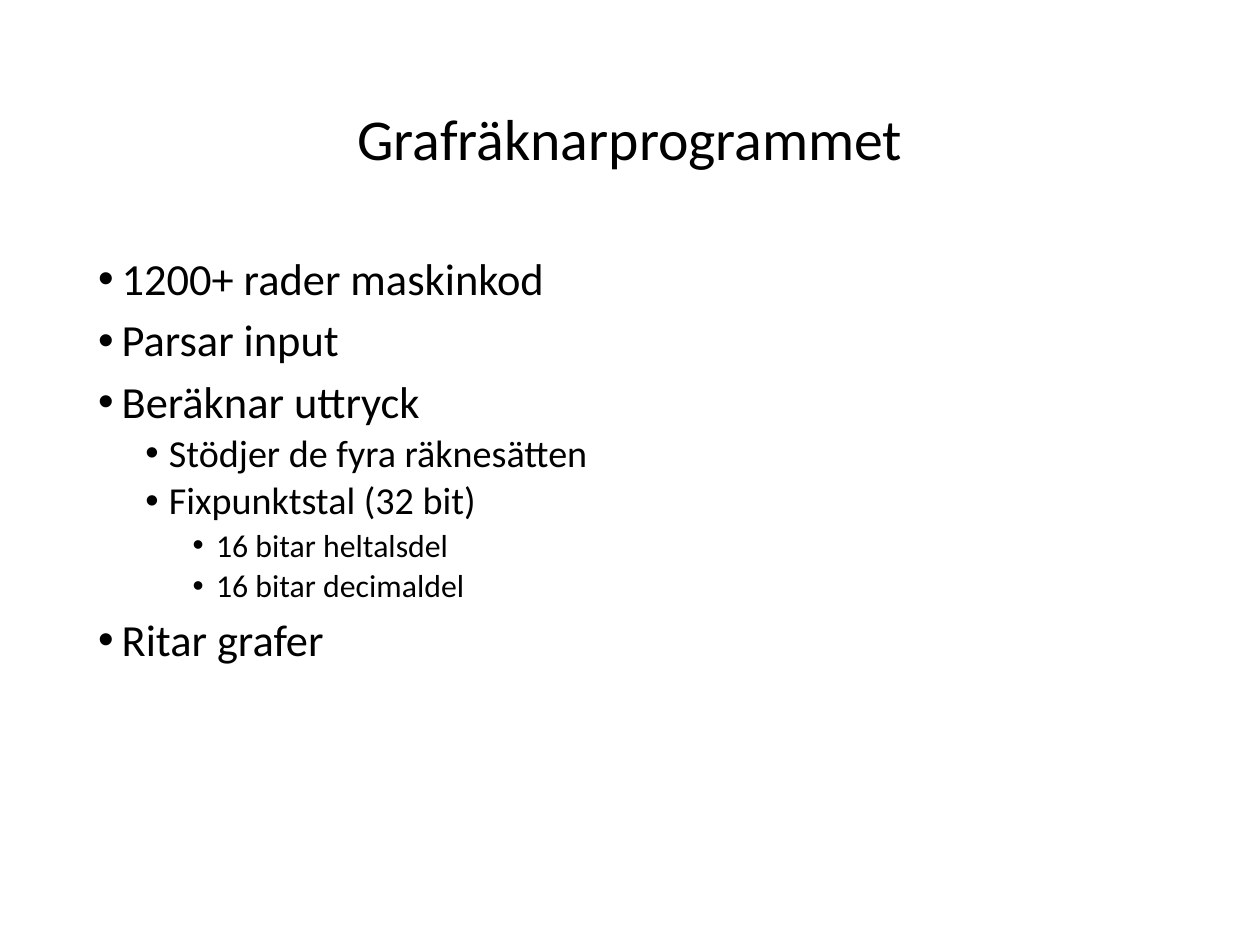
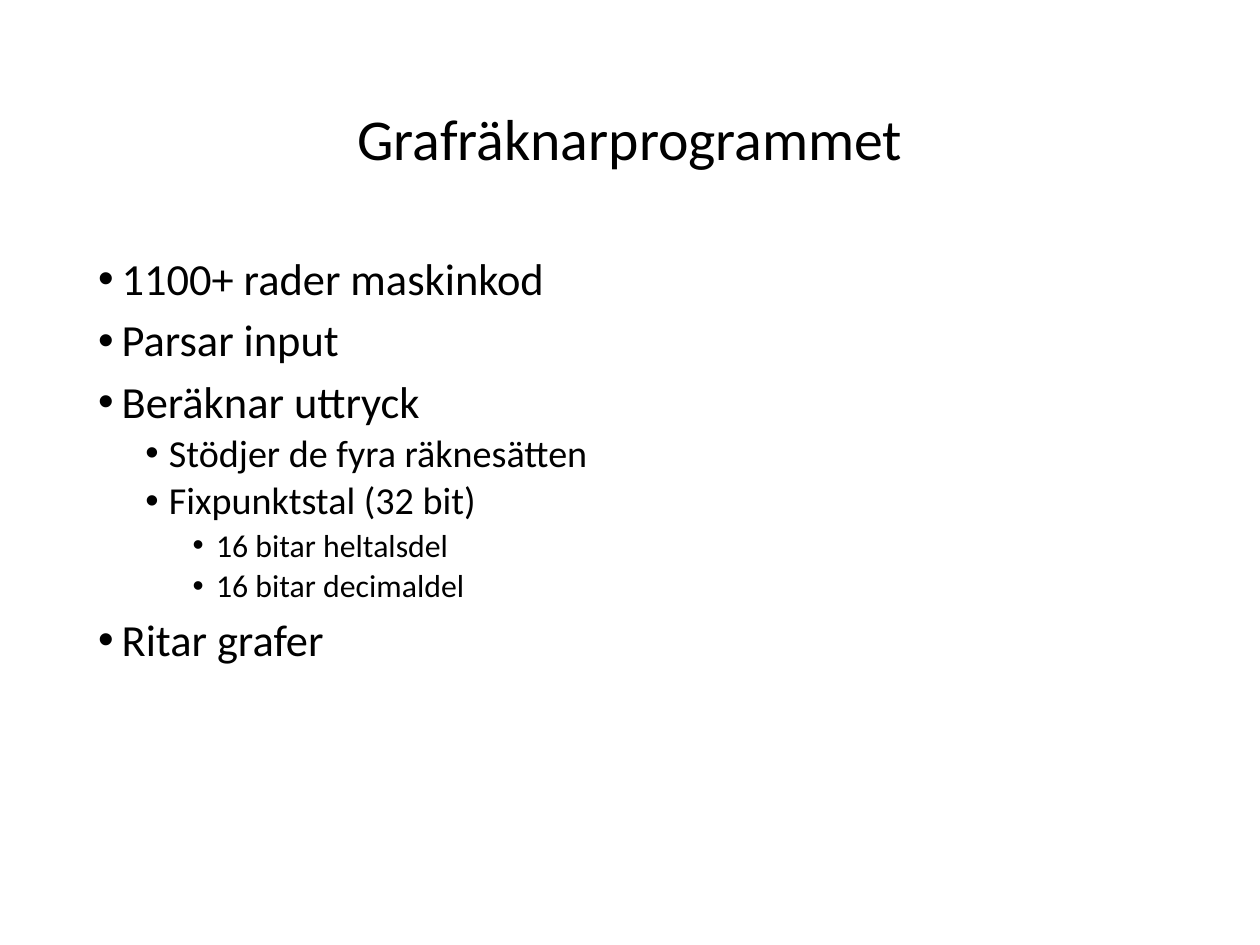
Before and after one commit to Jethro95/TSEA83_Graphing_Calculator, a slide deck: slide 3 of presentation/presentation_powerpoint.pptx. Drawn at 1260x945 pixels with LibreOffice and Linux fonts; fonts in the diff are those of the drawing. Boxes give left, top, right and bottom in pixels: in the first picture for what was removed or moved away, otherwise in the second. Text is boxed around its words. In the diff, an @@ line names an element or a change of style, - is before the commit and + after.

```diff
--- a/presentation/presentation_powerpoint.pptx
+++ b/presentation/presentation_powerpoint.pptx
@@ text at box(122, 264, 543, 296): text changed @@
-• 1200+ rader maskinkod
+• 1100+ rader maskinkod
```
Also in this commit, not shown: 2 other slides changed.
